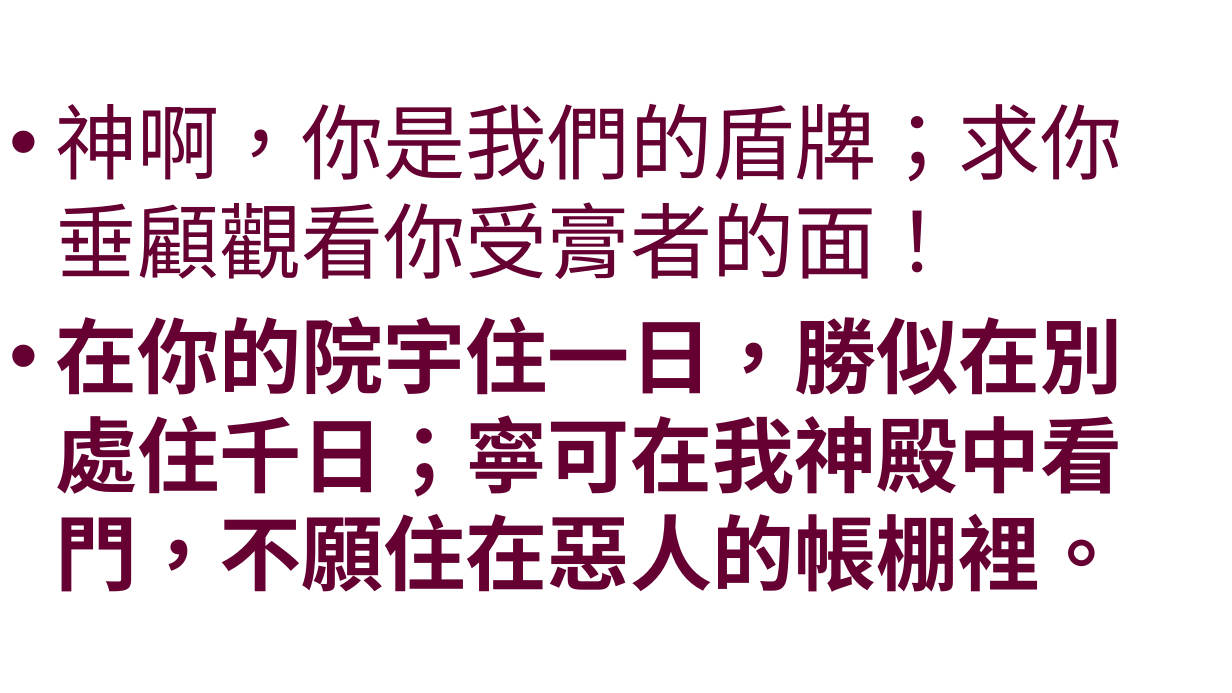
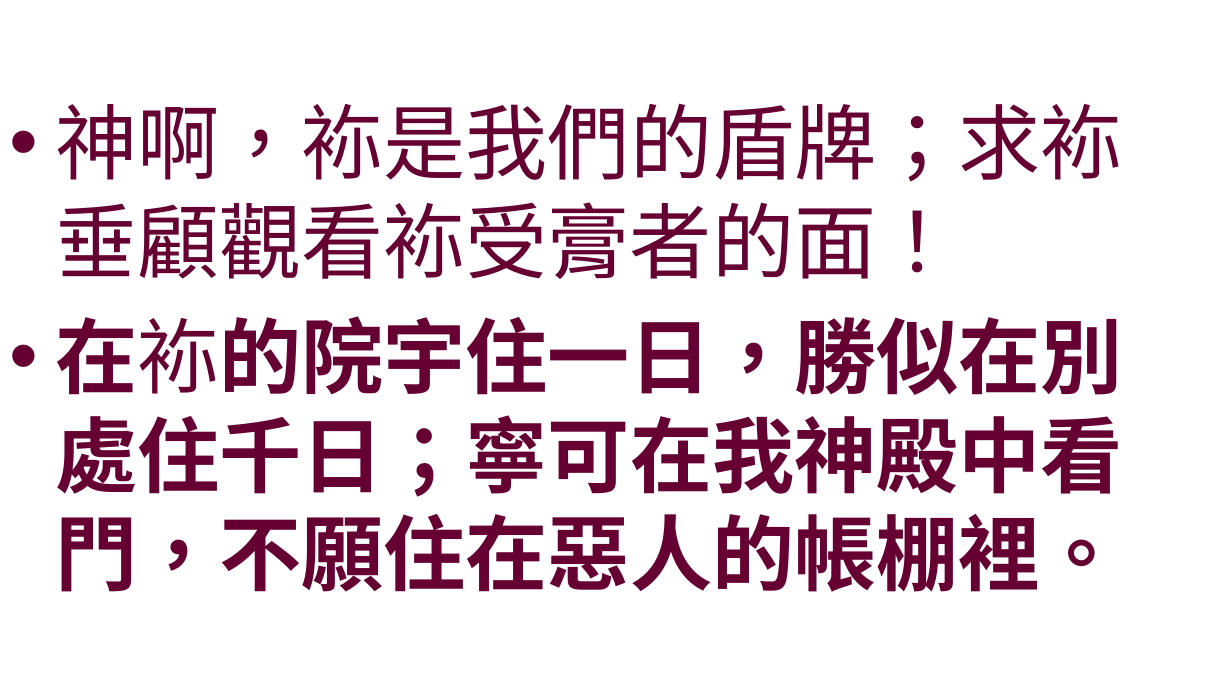
Before and after one commit to batisuoc/worship-resources, a slide deck: slide 6 of 110殿中敬拜.pptx. Drawn at 1232x693 pixels with LibreOffice and Linux fonts; fonts in the diff are those of the drawing; background and template pictures are left out. Boxes give left, top, right and bottom in pixels: in the first picture for what was removed or moved away, otherwise in the second. Text is boxed around its words. In the diff, an @@ line names an element or a change of style, - is before the commit and + after.

```diff
--- a/110殿中敬拜.pptx
+++ b/110殿中敬拜.pptx
@@ text at <box>55,103,1122,592</box>: text changed @@
-• 神啊，你是我們的盾牌；求你垂顧觀看你受膏者的面！
-• 在你的院宇住一日，勝似在別處住千日；寧可在我神殿中看門，不願住在惡人的帳棚裡。
+• 神啊，袮是我們的盾牌；求袮垂顧觀看袮受膏者的面！
+• 在袮的院宇住一日，勝似在別處住千日；寧可在我神殿中看門，不願住在惡人的帳棚裡。
```
Also in this commit, not shown: 5 other slides changed, 1 other file.
